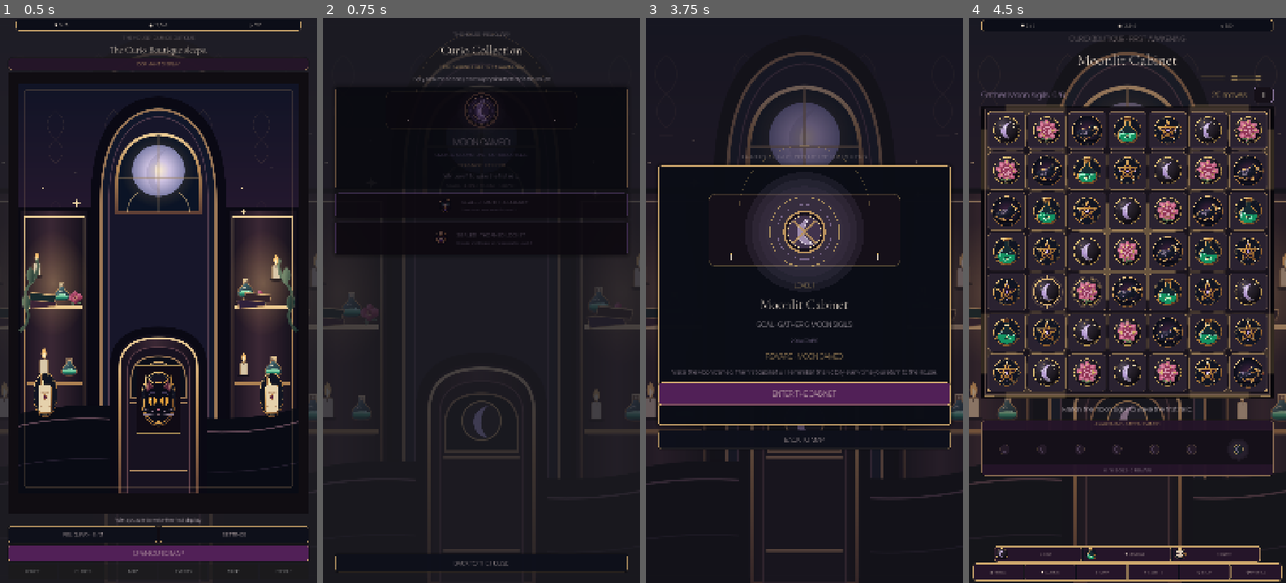
Above: before the commit, frames 1-4 (left to right).
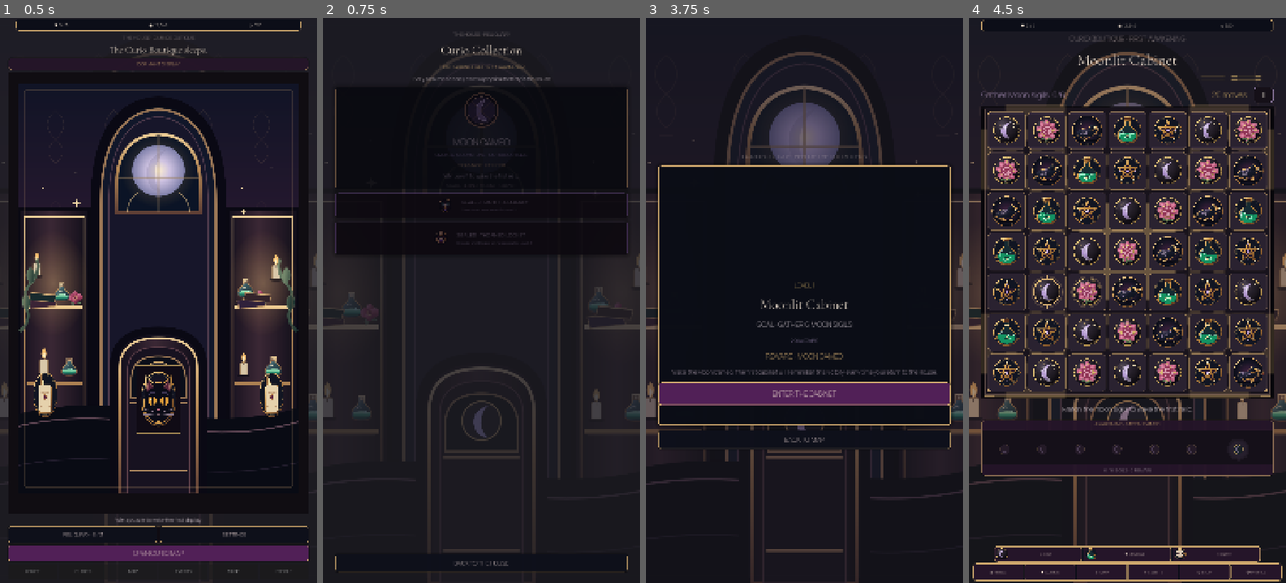
Above: after the commit, the same moments.

Repository: Jay-prodesign/akilta-match3
Game: Godot game, scene res://src/app/app_bootstrap.tscn
Same seed, same stepped clock (60 frames per second), same inputs: the game is played once before the commit and once after it.
Inputs:
- Up to frame 1 (0.5 s): no input
- Up to frame 2 (0.75 s): click "RELIQUARY · 0 / 3" at 0.5 s
- Up to frame 3 (3.75 s): click "BACK TO THE HOUSE" at 1.25 s; click "OPEN CURIO MAP" at 2 s; click "CURIO BOUTIQUE Rare finds · L…" at 2.75 s; click "1" at 3.5 s
- Up to frame 4 (4.5 s): click "ENTER THE CABINET" at 4.25 s

Frame 1 is identical in both runs. In frame 2, less than 0.1% of the frame differs, in the area x 19-81%, y 12-20%; in frame 3, 5.0%, in the area x 19-81%, y 22-48%; in frame 4, nothing differs.
Error after the commit: Parse Error: Expected statement, found "Indent" instead. (res://src/ui/shared/moon_cameo_ritual_view.gd:82)

Commit message:
polish(relic art): enlarge chapter-specific locket and reliquary illustrations

Diff:
--- a/src/ui/shared/moon_cameo_ritual_view.gd
+++ b/src/ui/shared/moon_cameo_ritual_view.gd
@@ -77,7 +77,8 @@
 	var path := String(RELIC_PATHS.get(relic_id, ""))
 	var relic_texture := _load_cameo(path) if path != "" else null
 	if relic_texture != null:
-		var relic_rect := Rect2(center - Vector2.ONE * radius * 0.82, Vector2.ONE * radius * 1.64)
+		var relic_scale := 2.05 if mode == "prestart" else 1.80
+	var relic_rect := Rect2(center - Vector2.ONE * radius * relic_scale * 0.5, Vector2.ONE * radius * relic_scale)
 		draw_texture_rect(relic_texture, relic_rect, false)
 	else:
 		_draw_cameo_identity(center, radius, dormant, false, false)
